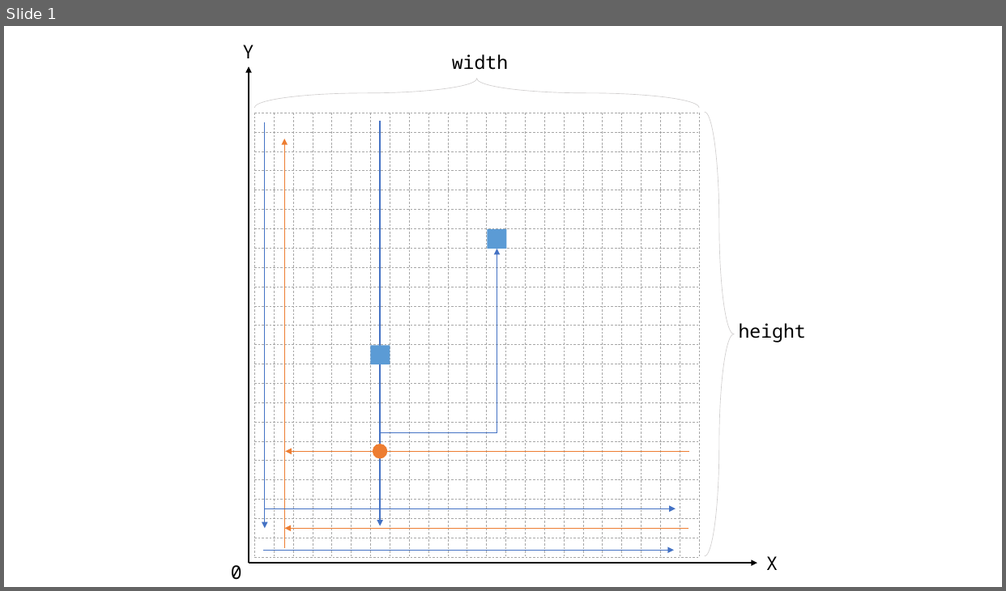
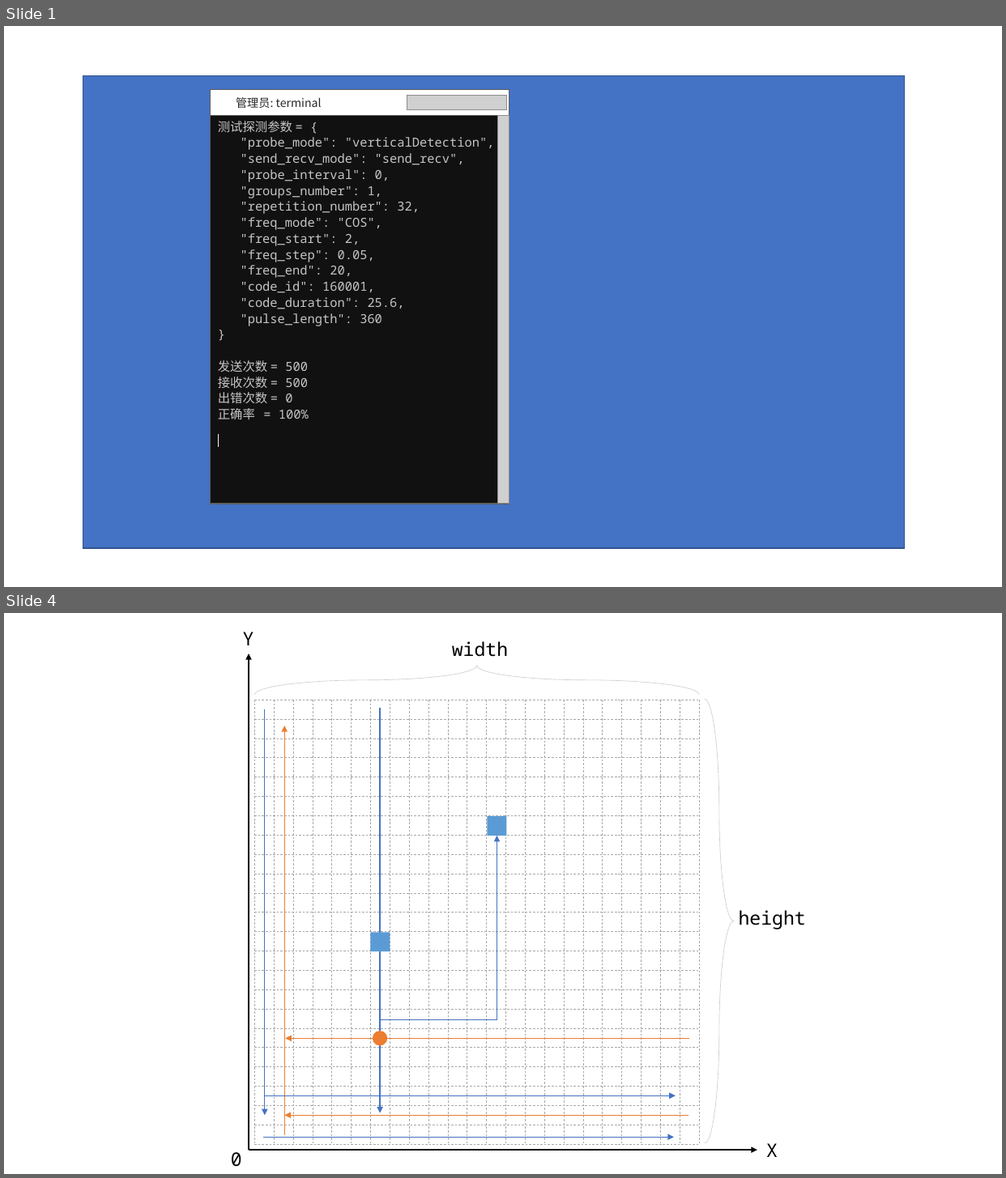
Before and after one commit to zyldgd/Sorting_System, a slide deck: arch.pptx. Shown one above the other, each under a label of ours: slide 1 before the commit, slides 1 and 4 after it; the slides between them are not shown. The pictures are 1006x591 and 1006x1178 pixels, drawn with LibreOffice and Linux fonts; fonts in the diff are those of the drawing; grey boxes stand for pictures; background and template pictures are left out. Boxes give left, top, right and bottom in pixels: in the first picture for what was removed or moved away, otherwise in the second. Text is boxed around its words. In the diff, an @@ line names an element or a change of style, - is before the commit and + after.

```diff
--- a/arch.pptx
+++ b/arch.pptx
@@ slide 1 added at <box>4,26,1002,587</box>, background #FFFFFF @@
@@ rectangle added at <box>83,75,905,548</box>, fill #4472C4, outline #325491 1 pt @@
@@ group added at <box>211,90,509,504</box>: 2 rectangles, 2 pictures, 1 line @@
+管理员: terminal
+测试探测参数 = {
+"probe_mode": "verticalDetection",
+"send_recv_mode": "send_recv",
+"probe_interval": 0,
+"groups_number": 1,
+"repetition_number": 32,
+"freq_mode": "COS",
+"freq_start": 2,
+"freq_step": 0.05,
+"freq_end": 20,
+"code_id": 160001,
+"code_duration": 25.6,
+"pulse_length": 360
+}
+发送次数 = 500
+接收次数 = 500
+出错次数 = 0
+正确率 = 100%
@@ what was slide 1 is now slide 4 @@
```
Also in this commit, not shown: 2 other slides added, 1 slide removed, 12 other files.
